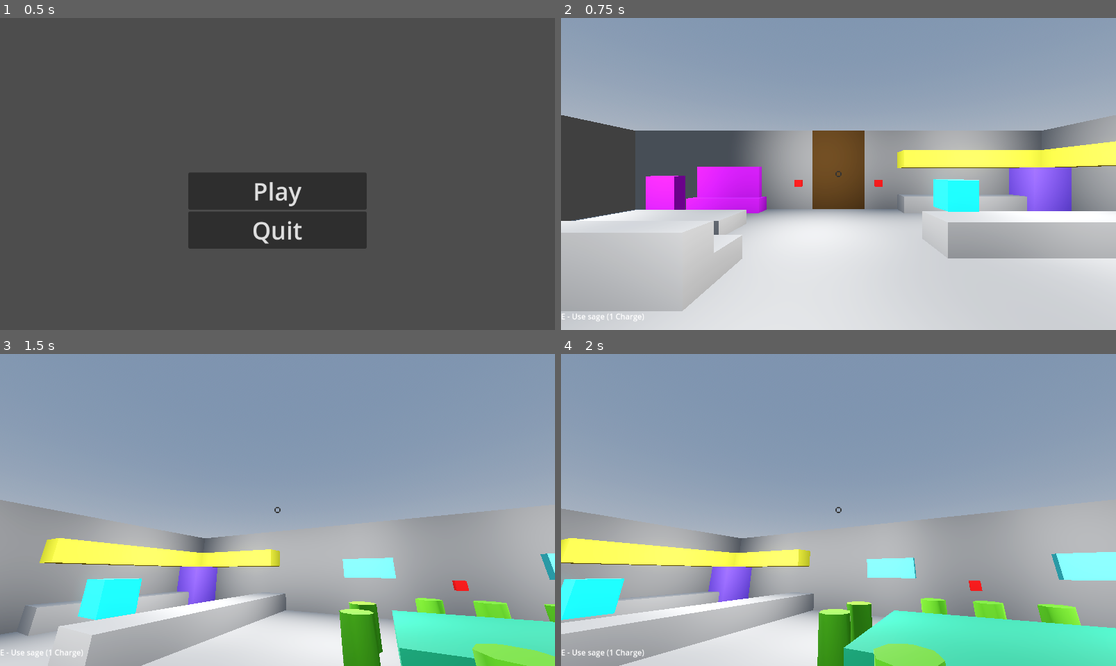
Above: before the commit, frames 1-4 (two rows, left to right).
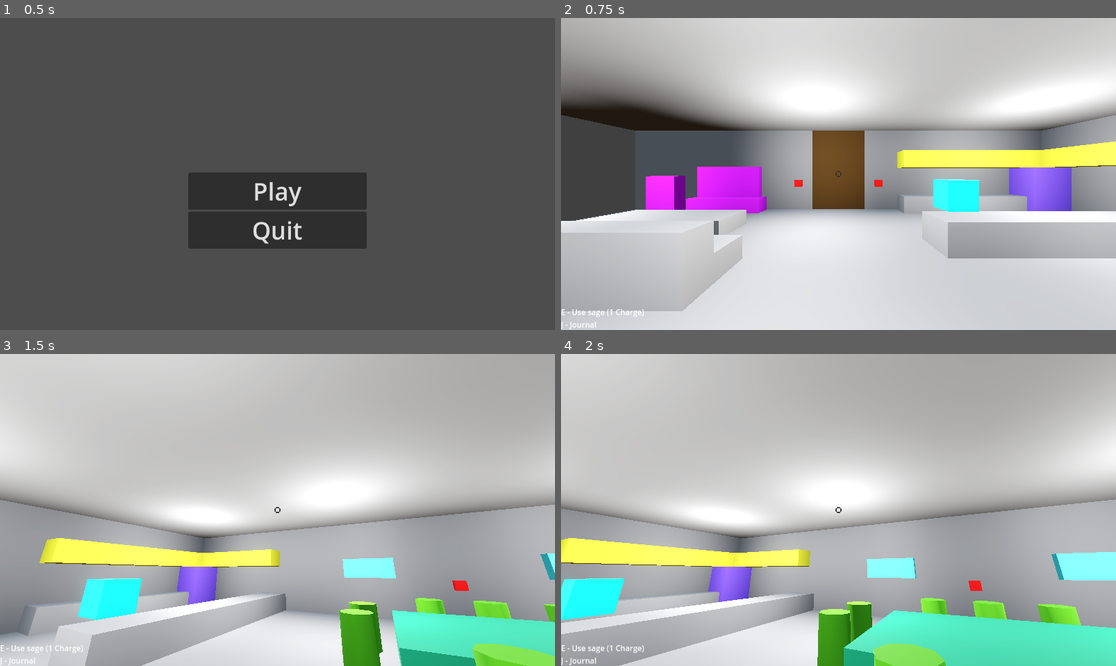
Above: after the commit, the same moments.

Repository: viamill/spooky-jam-2025
Game: Godot game, scene res://src/main_menu.tscn
Same seed, same stepped clock (60 frames per second), same inputs: the game is played once before the commit and once after it.
Inputs (mouse positions are in pixels of both pictures, inside the frame that each line leads up to):
- Up to frame 1 (0.5 s): no input
- Up to frame 2 (0.75 s): click "Play" at 0.5 s
- Up to frame 3 (1.5 s): tap Enter at 1.25 s; move the mouse to (399, 494) at 1.27 s; hold D (move_right) from 1.28 s (still down); hold E (cleanse) from 1.28 s (still down)
- Up to frame 4 (2 s): keep holding D (move_right); keep holding E (cleanse); click (960, 494) at 1.55 s

Frame 1 is identical in both runs. In frame 2, 34% of the frame differs, in the area x 0-100%, y 0-100%; in frame 3, 53%; in frame 4, 53%.
Error after the commit: Invalid access to property or key 'global_position' on a base object of type 'Nil'. (res://src/player/player.gd:63)

Commit message:
yippee

Diff:
--- a/src/anomalies/audio_anomalies.gd
+++ b/src/anomalies/audio_anomalies.gd
@@ -6,6 +6,6 @@
 func haunt_item() -> HauntedInteractable:
 	var children = get_children()
 	children.shuffle()
-	print(children.back())
 	children.back().haunt()
+	print("door")
 	return children.back()
--- a/src/anomalies/broken_anomalies.gd
+++ b/src/anomalies/broken_anomalies.gd
@@ -5,6 +5,6 @@
 func haunt_item() -> HauntedInteractable:
 	var children = get_children().filter(func(child): return child is HauntedInteractable)
 	children.shuffle()
-	print(children.back())
 	children.back().haunt()
+	print("mirror")
 	return children.back()
--- a/src/anomalies/electronic_anomalies.gd
+++ b/src/anomalies/electronic_anomalies.gd
@@ -19,6 +19,6 @@
 		possessed_electronic = electronic
 
 	possessed_electronic.haunt()
-	print(possessed_electronic)
 	possessed_electronic.is_interacted = false
+	print("electronic")
 	return possessed_electronic
--- a/src/anomalies/placed_anomalies.gd
+++ b/src/anomalies/placed_anomalies.gd
@@ -10,5 +10,5 @@
 	var positions = get_children()
 	positions.shuffle()
 	ghost_orb.global_position = positions.front().global_position
-	print("ghost_orb")
+	print("orb")
 	return ghost_orb
--- a/src/game.gd
+++ b/src/game.gd
@@ -6,14 +6,19 @@
 var current_haunted_item: HauntedInteractable
 
 @onready var player: Player = $Player
+@onready var menus: Control = $Menus
 @onready var electronic_anomalies: Anomalies = $ElectronicAnomalies
 @onready var broken_anomalies: BrokenAnomalies = $BrokenAnomalies
 @onready var placed_anomalies: PlacedAnomalies = $PlacedAnomalies
 @onready var audio_anomalies: AudioAnomalies = $AudioAnomalies
+@onready var exorcism: Node3D = $Exorcism
 
 
 func _ready() -> void:
 	InputStack.register_input_callback(player.handle_input)
+	if GameManager.start_exorcism:
+		exorcism.start()
+		return
 	set_anomaly()
 
 
--- a/src/game.tscn
+++ b/src/game.tscn
@@ -8,6 +8,8 @@
 [ext_resource type="FontFile" uid="uid://b75avxfdmk0ss" path="res://assets/Silent Death.ttf" id="6_pk08u"]
 [ext_resource type="PackedScene" uid="uid://b5vvt3v8coko" path="res://src/interactables/haunted interactables/haunted electronics/lightswitch.tscn" id="7_4bcji"]
 [ext_resource type="Script" uid="uid://cqblrn854co36" path="res://src/anomalies/electronic_anomalies.gd" id="7_uktfx"]
+[ext_resource type="AudioStream" uid="uid://jwxbdx2lgdi6" path="res://assets/vicodin.ogg" id="8_b6dhc"]
+[ext_resource type="Texture2D" uid="uid://1hst0deld12w" path="res://assets/house.png" id="8_lslma"]
 [ext_resource type="PackedScene" uid="uid://cqood4yswagvp" path="res://src/interactables/haunted interactables/haunted electronics/tv.tscn" id="8_uktfx"]
 [ext_resource type="PackedScene" uid="uid://t1jloi4qaf20" path="res://src/interactables/haunted interactables/haunted electronics/radio.tscn" id="9_y2hwx"]
 [ext_resource type="Script" uid="uid://duuwrvi1mwhjn" path="res://src/anomalies/broken_anomalies.gd" id="11_y2hwx"]
@@ -17,6 +19,7 @@
 [ext_resource type="Script" uid="uid://bt3sv53ijsa4i" path="res://src/anomalies/audio_anomalies.gd" id="15_a7soy"]
 [ext_resource type="PackedScene" uid="uid://d3saec0iu5nj" path="res://src/interactables/haunted interactables/haunted audio/bathroom_door.tscn" id="16_aikvj"]
 [ext_resource type="PackedScene" uid="uid://c8d3s2ok30lbm" path="res://src/interactables/haunted interactables/haunted audio/front_door.tscn" id="17_ns0lu"]
+[ext_resource type="PackedScene" uid="uid://bf3d36d4oaj0h" path="res://src/interactables/exorcisms/exorcism.tscn" id="18_tqu6b"]
 
 [sub_resource type="StyleBoxEmpty" id="StyleBoxEmpty_wqvko"]
 
@@ -65,12 +68,23 @@
 theme_override_colors/font_readonly_color = Color(0, 0, 0, 1)
 theme_override_colors/font_color = Color(0, 0, 0, 1)
 theme_override_fonts/font = ExtResource("6_pk08u")
-theme_override_font_sizes/font_size = 35
+theme_override_font_sizes/font_size = 23
 theme_override_styles/normal = SubResource("StyleBoxEmpty_wqvko")
 theme_override_styles/focus = SubResource("StyleBoxEmpty_cdx1q")
 theme_override_styles/read_only = SubResource("StyleBoxEmpty_4bcji")
-text = "ghosts???"
+text = "There's something else in this apartment with me. The spirit is desperately trying to possess me, but I have held strong. I must exorcize it from my apartment before it takes complete control over me. I've narrowed it down to three different ghosts, but they each have different exorcism methods.
+
+Demon: Demons are very aggressive spirits. They will try to intimidate me and break things
+Poltergeist: Poltergeists like to interact with the physical objects and place things around within the apartment.
+Wraith: Wraiths are less tangible and struggle to interact as physically as Demons and Poltergeists, their presence messes with electronics
+
+Note to self: There may be anomalies within my apartment. I must cleanse them with sage before I go to bed or the spirit will have an opening to possess me. I only have enough sage to use it once a day, so I have to use it sparingly."
+placeholder_text = "Demons:  BROKEN, AUDIO, ELECTRONIC
+POLT: PLACE, AUDIO, ELECTRONIC
+BANSHEE: AUDIO, PLACE, BROKEN"
 editable = false
+wrap_mode = 1
+scroll_vertical = 3.0
 
 [node name="TextEdit2" type="TextEdit" parent="Menus/Journal"]
 layout_mode = 0
@@ -134,6 +148,23 @@
 offset_bottom = 648.0
 color = Color(0, 0, 0, 1)
 
+[node name="GhostSurprise" type="TextureRect" parent="Menus/GameOver"]
+visible = false
+modulate = Color(0.670588, 0, 1, 1)
+layout_mode = 1
+anchors_preset = 8
+anchor_left = 0.5
+anchor_top = 0.5
+anchor_right = 0.5
+anchor_bottom = 0.5
+offset_left = -217.0
+offset_top = -289.0
+offset_right = 217.0
+offset_bottom = 289.0
+grow_horizontal = 2
+grow_vertical = 2
+texture = ExtResource("8_lslma")
+
 [node name="VBoxContainer" type="VBoxContainer" parent="Menus/GameOver"]
 layout_mode = 1
 anchors_preset = 8
@@ -169,6 +200,11 @@
 scroll_active = false
 horizontal_alignment = 1
 
+[node name="JumpScare" type="AudioStreamPlayer" parent="Menus/GameOver"]
+stream = ExtResource("8_b6dhc")
+volume_db = 10.0
+pitch_scale = 0.5
+
 [node name="BrokenAnomalies" type="Node" parent="."]
 script = ExtResource("11_y2hwx")
 metadata/_custom_type_script = "uid://duuwrvi1mwhjn"
@@ -176,6 +212,12 @@
 [node name="Mirror" parent="BrokenAnomalies" instance=ExtResource("12_qiocs")]
 transform = Transform3D(1, 0, 0, 0, 1, 0, 0, 0, 1, -22.5, 3, 15.5)
 
+[node name="Mirror2" parent="BrokenAnomalies" instance=ExtResource("12_qiocs")]
+transform = Transform3D(1, 0, 0, 0, 1, 0, 0, 0, 1, 0.5, 3, 15.5)
+
+[node name="Mirror3" parent="BrokenAnomalies" instance=ExtResource("12_qiocs")]
+transform = Transform3D(-4.37114e-08, 0, 1, 0, 1, 0, -1, 0, -4.37114e-08, -15.5, 3, -8.5)
+
 [node name="ElectronicAnomalies" type="Node" parent="."]
 script = ExtResource("7_uktfx")
 metadata/_custom_type_script = "uid://o3gdupbuao8l"
@@ -289,6 +331,9 @@
 
 [node name="FrontDoor" parent="AudioAnomalies" instance=ExtResource("17_ns0lu")]
 transform = Transform3D(1, 0, 0, 0, 1, 0, 0, 0, 1, 2.5, -0.5, -16)
+
+[node name="Exorcism" parent="." instance=ExtResource("18_tqu6b")]
+transform = Transform3D(-1, 0, 1.50996e-07, 0, 1, 0, -1.50996e-07, 0, -1, 0, 0, 6)
 
 [connection signal="pressed" from="Menus/Pause/VBoxContainer/Resume" to="Menus" method="close_menu"]
 [connection signal="pressed" from="Menus/Pause/VBoxContainer/Quit" to="Menus" method="quit"]
--- a/src/globals/game_manager.gd
+++ b/src/globals/game_manager.gd
@@ -5,17 +5,23 @@
 
 var ghost : Ghost
 var cur_anomaly : Anomaly
+var start_exorcism: bool = false
+var text_notes: String = "My notes\n"
+
 
 func start_game():
 	ghost = Ghost.new()
 	cur_anomaly = ghost.anomalies.pop_back()
+	text_notes = "My notes\n"
 	get_tree().change_scene_to_file("res://src/game.tscn")
 
 func next():
+	text_notes = get_node("/root/Game/Menus/Journal/TextEdit2").text
 	var next_anomaly = ghost.anomalies.pop_back()
+
 	if next_anomaly != null:
 		cur_anomaly = next_anomaly
 		get_tree().change_scene_to_file("res://src/game.tscn")
 	else:
-		var menu = get_node("/root/Game/Menus")
-		menu.end_game(true)
+		start_exorcism = true
+		get_tree().change_scene_to_file("res://src/game.tscn")
--- a/src/globals/ghost_class.gd
+++ b/src/globals/ghost_class.gd
@@ -4,14 +4,20 @@
 var anomalies : Array[GameManager.Anomaly]
 
 func _init() -> void:
-	#var g_index = randi_range(0, 1)
-	var g_index = 0
+	var g_index = randi_range(0, 2)
 	match g_index:
 		0:
 			type = GameManager.GhostType.DEMON
-			anomalies = [GameManager.Anomaly.AUDIO, GameManager.Anomaly.BROKEN, GameManager.Anomaly.PLACED, GameManager.Anomaly.ELECTRONIC]
+			anomalies = [GameManager.Anomaly.BROKEN, GameManager.Anomaly.AUDIO, GameManager.Anomaly.BROKEN, GameManager.Anomaly.BROKEN, GameManager.Anomaly.ELECTRONIC]
 			anomalies.shuffle()
-		#1:
-			#type = GameManager.GhostType.TEST
-			#anomalies = [GameManager.Anomaly.TEST1, GameManager.Anomaly.TEST2, GameManager.Anomaly.TEST3, GameManager.Anomaly.NONE, GameManager.Anomaly.NONE]
-			#anomalies.shuffle()
+			anomalies.append(GameManager.Anomaly.NONE)
+		1:
+			type = GameManager.GhostType.POLTERGEIST
+			anomalies = [GameManager.Anomaly.AUDIO, GameManager.Anomaly.PLACED, GameManager.Anomaly.PLACED, GameManager.Anomaly.ELECTRONIC, GameManager.Anomaly.NONE]
+			anomalies.shuffle()
+			anomalies.append(GameManager.Anomaly.NONE)
+		2:
+			type = GameManager.GhostType.BANSHEE
+			anomalies = [GameManager.Anomaly.ELECTRONIC, GameManager.Anomaly.ELECTRONIC, GameManager.Anomaly.AUDIO, GameManager.Anomaly.NONE, GameManager.Anomaly.NONE]
+			anomalies.shuffle()
+			anomalies.append(GameManager.Anomaly.NONE)
--- a/src/interactables/bed.gd
+++ b/src/interactables/bed.gd
@@ -6,5 +6,4 @@
 	if not game.current_haunted_item or game.current_haunted_item.is_cleansed:
 		GameManager.next()
 	else:
-		var menu = get_node("/root/Game/Menus")
-		menu.end_game(false)
+		game.menus.end_game(false)
--- /dev/null
+++ b/src/interactables/exorcisms/banshee_exorcism.gd
@@ -0,0 +1,11 @@
+extends Interactable
+
+
+@onready var exorcism: Node3D = $".."
+
+
+func interact() -> void:
+	if GameManager.ghost.type == GameManager.GhostType.BANSHEE:
+		exorcism.menus.end_game(true)
+	else:
+		exorcism.menus.end_game(false)
--- /dev/null
+++ b/src/interactables/exorcisms/demon_exorcism.gd
@@ -0,0 +1,10 @@
+extends Interactable
+
+@onready var exorcism: Node3D = $".."
+
+
+func interact() -> void:
+	if GameManager.ghost.type == GameManager.GhostType.DEMON:
+		exorcism.menus.end_game(true)
+	else:
+		exorcism.menus.end_game(false)
--- /dev/null
+++ b/src/interactables/exorcisms/exorcism.gd
@@ -0,0 +1,25 @@
+extends Node3D
+
+@onready var menus: Control = $"../Menus"
+
+
+func _ready() -> void:
+	hide()
+	$DemonExorcism/CollisionShape3D.disabled = true
+	$BansheeExorcism/CollisionShape3D.disabled = true
+	$PoltergeistExorcism/CollisionShape3D.disabled = true
+
+
+func reset() -> void:
+	hide()
+	$DemonExorcism/CollisionShape3D.disabled = true
+	$BansheeExorcism/CollisionShape3D.disabled = true
+	$PoltergeistExorcism/CollisionShape3D.disabled = true
+	print('hello')
+
+func start() -> void:
+	show()
+	$DemonExorcism/CollisionShape3D.disabled = false
+	$BansheeExorcism/CollisionShape3D.disabled = false
+	$PoltergeistExorcism/CollisionShape3D.disabled = false
+	print(GameManager.cur_anomaly)
--- /dev/null
+++ b/src/interactables/exorcisms/exorcism.tscn
@@ -0,0 +1,74 @@
+[gd_scene load_steps=10 format=3 uid="uid://bf3d36d4oaj0h"]
+
+[ext_resource type="Script" uid="uid://b2klm10adbp15" path="res://src/interactables/exorcisms/exorcism.gd" id="1_0ebgs"]
+[ext_resource type="Script" uid="uid://cukcn1xgk6utt" path="res://src/interactables/exorcisms/demon_exorcism.gd" id="2_ikxin"]
+[ext_resource type="Script" uid="uid://3ejaqkk6oitc" path="res://src/interactables/exorcisms/banshee_exorcism.gd" id="3_6od56"]
+[ext_resource type="Script" uid="uid://btqfuqt5wvyva" path="res://src/interactables/exorcisms/poltergeist_exorcism.gd" id="4_uxttt"]
+
+[sub_resource type="BoxShape3D" id="BoxShape3D_b6dhc"]
+
+[sub_resource type="BoxMesh" id="BoxMesh_lslma"]
+
+[sub_resource type="StandardMaterial3D" id="StandardMaterial3D_sv437"]
+transparency = 1
+albedo_color = Color(1, 0, 0, 0.392157)
+
+[sub_resource type="StandardMaterial3D" id="StandardMaterial3D_6fytc"]
+transparency = 1
+albedo_color = Color(1, 1, 0, 0.392157)
+
+[sub_resource type="StandardMaterial3D" id="StandardMaterial3D_ra4no"]
+transparency = 1
+albedo_color = Color(3.36915e-06, 0.612489, 0.614579, 0.392157)
+
+[node name="Exorcism" type="Node3D"]
+transform = Transform3D(-1, 0, 8.74228e-08, 0, 1, 0, -8.74228e-08, 0, -1, 0, 0, 0)
+script = ExtResource("1_0ebgs")
+
+[node name="DemonExorcism" type="StaticBody3D" parent="."]
+transform = Transform3D(1, 0, 0, 0, 1, 0, 0, 0, 1, 0, 2, -3)
+script = ExtResource("2_ikxin")
+metadata/_custom_type_script = "uid://bh4fink2wpb0e"
+
+[node name="CollisionShape3D" type="CollisionShape3D" parent="DemonExorcism"]
+shape = SubResource("BoxShape3D_b6dhc")
+
+[node name="MeshInstance3D" type="MeshInstance3D" parent="DemonExorcism"]
+mesh = SubResource("BoxMesh_lslma")
+surface_material_override/0 = SubResource("StandardMaterial3D_sv437")
+
+[node name="Label3D" type="Label3D" parent="DemonExorcism"]
+transform = Transform3D(1, 0, 0, 0, 1, 0, 0, 0, 1, 0, 1, 0)
+text = "EXORCISE DEMON"
+
+[node name="BansheeExorcism" type="StaticBody3D" parent="."]
+transform = Transform3D(1, 0, 0, 0, 1, 0, 0, 0, 1, -2, 2, -2)
+script = ExtResource("3_6od56")
+metadata/_custom_type_script = "uid://bh4fink2wpb0e"
+
+[node name="CollisionShape3D" type="CollisionShape3D" parent="BansheeExorcism"]
+shape = SubResource("BoxShape3D_b6dhc")
+
+[node name="MeshInstance3D" type="MeshInstance3D" parent="BansheeExorcism"]
+mesh = SubResource("BoxMesh_lslma")
+surface_material_override/0 = SubResource("StandardMaterial3D_6fytc")
+
+[node name="Label3D" type="Label3D" parent="BansheeExorcism"]
+transform = Transform3D(1, 0, 0, 0, 1, 0, 0, 0, 1, 0, 1, 0)
+text = "EXORCISE BANSHEE"
+
+[node name="PoltergeistExorcism" type="StaticBody3D" parent="."]
+transform = Transform3D(1, 0, 0, 0, 1, 0, 0, 0, 1, 2, 2, -2)
+script = ExtResource("4_uxttt")
+metadata/_custom_type_script = "uid://bh4fink2wpb0e"
+
+[node name="CollisionShape3D" type="CollisionShape3D" parent="PoltergeistExorcism"]
+shape = SubResource("BoxShape3D_b6dhc")
+
+[node name="MeshInstance3D" type="MeshInstance3D" parent="PoltergeistExorcism"]
+mesh = SubResource("BoxMesh_lslma")
+surface_material_override/0 = SubResource("StandardMaterial3D_ra4no")
+
+[node name="Label3D" type="Label3D" parent="PoltergeistExorcism"]
+transform = Transform3D(1, 0, 0, 0, 1, 0, 0, 0, 1, 0, 1, 0)
+text = "EXORCISE POLTERGEIST"
--- /dev/null
+++ b/src/interactables/exorcisms/poltergeist_exorcism.gd
@@ -0,0 +1,11 @@
+extends Interactable
+
+
+@onready var exorcism: Node3D = $".."
+
+
+func interact() -> void:
+	if GameManager.ghost.type == GameManager.GhostType.POLTERGEIST:
+		exorcism.menus.end_game(true)
+	else:
+		exorcism.menus.end_game(false)
--- a/src/menus.gd
+++ b/src/menus.gd
@@ -7,11 +7,11 @@
 var cur_menu : Control = null
 
 func _ready() -> void:
-	print(get_path())
+	$Journal/TextEdit2.text= GameManager.text_notes
 
 func _unhandled_input(event: InputEvent) -> void:
 	if event.is_action_pressed("escape"):
-		print("escape")
+		#print("escape")
 		if !cur_menu: open_menu(pause)
 		else: close_menu()
 	elif event.is_action_pressed("journal") and !cur_menu:
@@ -19,7 +19,10 @@
 
 func end_game(win : bool):
 	if win: game_over_text.text = "You exorcised the ghost!"
-	else: game_over_text.text = "You've been possessed!"
+	else:
+		game_over_text.text = "You've been possessed!"
+		$GameOver/JumpScare.play()
+		$GameOver/GhostSurprise.visible = true
 	open_menu(game_over)
 
 func open_menu(menu : Control):
@@ -41,4 +44,5 @@
 
 func restart() -> void:
 	get_tree().paused = false
+	GameManager.start_exorcism = false
 	GameManager.start_game()
--- a/src/player/player.gd
+++ b/src/player/player.gd
@@ -14,15 +14,16 @@
 @onready var head: Node3D = $Head
 @onready var camera: Camera3D = $Head/Camera
 @onready var raycast: RayCast3D = $Head/Raycast
-@onready var label: Label = $Control/Label
+@onready var sage_label: Label = $Control/VBoxContainer/SageLabel
+@onready var interact_label: Label = $Control/InteractLabel
 
 
 func _physics_process(delta: float) -> void:
-	label.visible = false
+	interact_label.visible = false
 	if raycast.is_colliding():
 		var collider: Object = raycast.get_collider()
 		if collider is Interactable:
-			label.visible = true
+			interact_label.visible = true
 
 	if not is_on_floor():
 		velocity += get_gravity() * delta
@@ -61,3 +62,4 @@
 			var current_haunted_item: HauntedInteractable = game.current_haunted_item
 			if global_position.distance_to(current_haunted_item.global_position) <= 5.0:
 				game.current_haunted_item.is_cleansed = true
+		sage_label.text = "E - Use sage (0 Charges)"
--- a/src/player/player.tscn
+++ b/src/player/player.tscn
@@ -66,9 +66,10 @@
 
 [node name="SageLabel" type="Label" parent="Control/VBoxContainer"]
 layout_mode = 2
-text = "E - Use sage (1 Charge)"
+text = "E - Use sage (1 Charge)
+J - Journal"
 
-[node name="Label" type="Label" parent="Control"]
+[node name="InteractLabel" type="Label" parent="Control"]
 layout_mode = 1
 anchors_preset = 8
 anchor_left = 0.5
--- a/temp/House_Level.tscn
+++ b/temp/House_Level.tscn
@@ -72,7 +72,6 @@
 
 [node name="Roof" type="CSGBox3D" parent="HouseDesign/HouseStructure"]
 transform = Transform3D(1, 0, 0, 0, 1, 0, 0, 0, 1, -8, 7, 0)
-visible = false
 size = Vector3(49, 1, 33)
 material = SubResource("StandardMaterial3D_rwo1n")
 
Binary file added: assets/house.png
Not shown, added: assets/house.png.import
Not shown, added: assets/vicodin.ogg.import
Not shown: 1 places in src/game.tscn that only renumber resources
Not shown, added: src/interactables/exorcisms/banshee_exorcism.gd.uid
Not shown, added: src/interactables/exorcisms/demon_exorcism.gd.uid
Not shown, added: src/interactables/exorcisms/exorcism.gd.uid
Not shown, added: src/interactables/exorcisms/poltergeist_exorcism.gd.uid
Not shown, added: assets/vicodin.ogg
